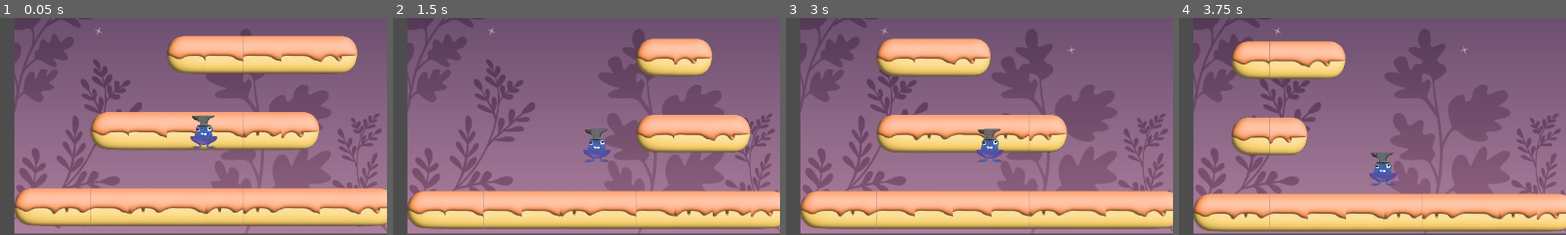
Above: before the commit, frames 1-4 (left to right).
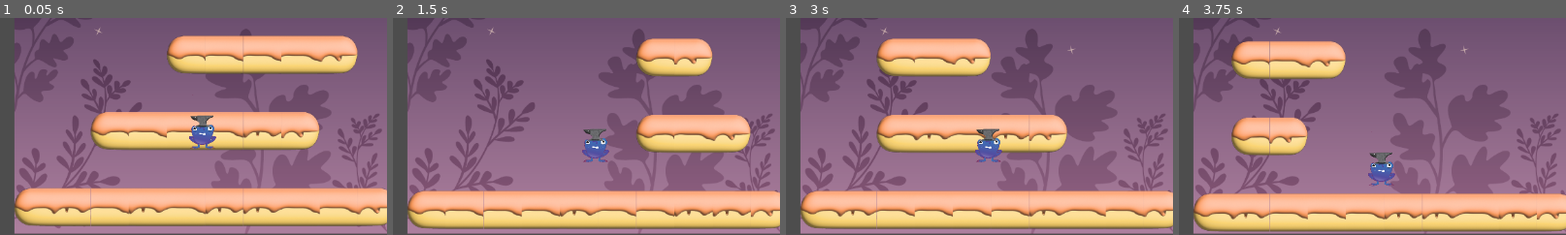
Above: after the commit, the same moments.

Repository: LegacyMD/xd_tower
Game: Godot game, scene res://scenes/root_scene.tscn
The game is run twice, just before and just after one commit, with the same random seed, the same clock (stepped at 60 frames per second) and the same inputs.
Inputs:
- Up to frame 1 (0.05 s): no input
- Up to frame 2 (1.5 s): hold R 0.53-1.28 s; tap R at 1.35 s
- Up to frame 3 (3 s): hold R 2.03-2.78 s; tap R at 2.85 s
- Up to frame 4 (3.75 s): hold R from 3.53 s (still down)
The pictures show only the part of the screen within x 50-100%, y 50-100%; the shares and areas given below are measured in that part.

The runs differ from the first frame. In frame 1, 0.3% of the frame differs, in the area x 48-57%, y 44-61%; in frame 2, 0.3%; in frame 3, 0.3%; in frame 4, 0.3%.

Commit message:
Auduio player templates

Diff:
--- a/scenes/player.gd
+++ b/scenes/player.gd
@@ -104,6 +104,7 @@
     instance.find_child("Sprite2D").z_index = 2
     instance.find_child("AnimationPlayer").play("slap")
     enemy.add_child(instance)
+    $SmackAudioPlayer.play()
 
 func _process_slapping_slapping_physics(delta):
     velocity = Vector2.ZERO
@@ -215,6 +216,7 @@
 
 func _on_anvil_instance():
     $AnimationPlayer.play("anvil_hit")
+    $AnvilAudioPlayer.play()
 
 func _on_effect_gathered(affected_player_idx : int, effect : Effect.EffectType):
     # If the player isn't the affected one, skip
--- a/scenes/player.tscn
+++ b/scenes/player.tscn
@@ -70,7 +70,7 @@
 position = Vector2(-2, -15.5)
 scale = Vector2(0.16, 0.2025)
 sprite_frames = ExtResource("2_e8ge1")
-frame = 7
+frame = 8
 
 [node name="AnimationPlayer" type="AnimationPlayer" parent="."]
 libraries = {
@@ -94,4 +94,8 @@
 stream = ExtResource("4_x11g7")
 volume_db = -9.0
 
+[node name="AnvilAudioPlayer" type="AudioStreamPlayer" parent="."]
+
+[node name="SmackAudioPlayer" type="AudioStreamPlayer" parent="."]
+
 [connection signal="timeout" from="EffectEndTimer" to="." method="_disable_effect"]
